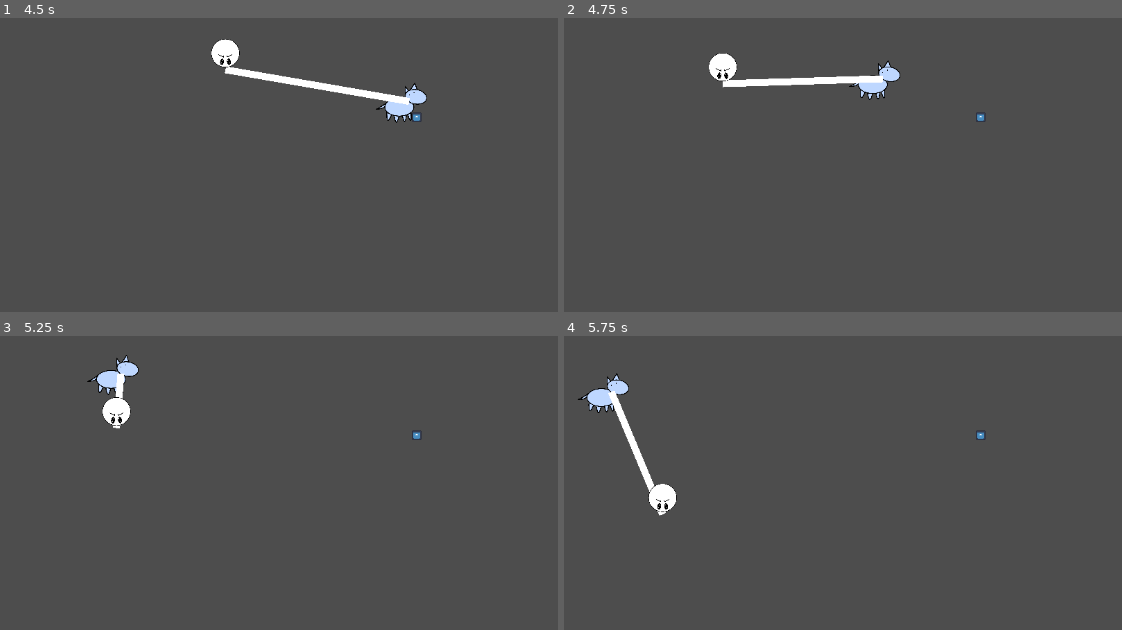
Above: before the commit, frames 1-4 (two rows, left to right).
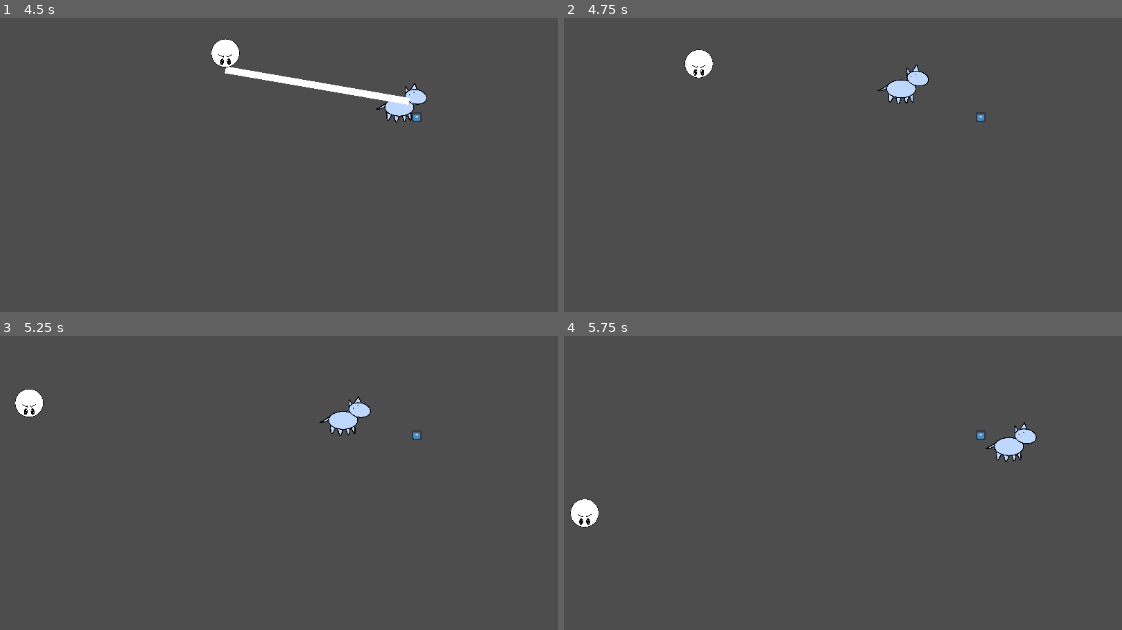
Above: after the commit, the same moments.

Repository: RandomPuddles/Un-Leashed
Game: Godot game, scene res://Scenes/main.tscn
Same seed, same stepped clock (60 frames per second), same inputs: the game is played once before the commit and once after it. The engine's default icon, where the game draws it, is replaced by a stand-in: a white triangle on a blue panel in a dark square.
Inputs:
- Up to frame 1 (4.5 s): hold D (right) 0.53-1.28 s; tap Shift (dash) every 0.75 s from 0.6 to 4.35 s; hold S (down) 1.28-2.03 s; hold D (right) 2.03-2.78 s; hold W (up) 2.78-3.53 s; hold A (left) from 3.53 s (still down)
- Up to frame 2 (4.75 s): keep holding A (left)
- Up to frame 3 (5.25 s): release A (left) at 5.03 s; hold S (down) from 5.03 s (still down); tap Shift (dash) at 5.1 s
- Up to frame 4 (5.75 s): keep holding S (down)

Frame 1 is identical in both runs. In frame 2, 2.4% of the frame differs, in the area x 21-66%, y 10-30%; in frame 3, 1.9%; in frame 4, 2.3%.

Commit message:
leash now breaks

Diff:
--- a/un-leashed/Scripts/leash.gd
+++ b/un-leashed/Scripts/leash.gd
@@ -8,16 +8,18 @@
 var currentLengthVector: Vector2
 var currentLength: float
 @export var stiffness: float = 20
-@export var durability: float
+@export var durability: float = 100.0
 
 # Called when the node enters the scene tree for the first time.
 func _ready() -> void:
 	pass # Replace with function body.
 
-
 # Called every frame. 'delta' is the elapsed time since the previous frame.
 func _physics_process(_delta: float) -> void:
 	if !is_instance_valid(player) or !is_instance_valid(dog):
+		return
+
+	if get_node_or_null("Line2D") == null: # End leash logic if leash is broken
 		return
 
 	currentLengthVector = dog.global_position - player.global_position # get vector from player to dog
@@ -30,8 +32,21 @@
 	# Leash does nothing when not stretched
 	# If leash is stretched passed limit, pull person and dog towards center of leash
 	if currentLength > maxLength:
+		# Lower durability. lowers faster when stretched further
+		durability = durability - ((currentLength - maxLength) * 0.01)
+		print(durability)
 		# Pull force is larger when leash is pulled further
 		var pullForce: float = (currentLength - maxLength) * stiffness
 		var direction = currentLengthVector.normalized()
 		player.apply_central_force(pullForce * direction)
 		dog.apply_central_force(pullForce * -direction)
+	else:
+		# Gain durability while not stretched
+		durability = durability + 0.1
+		if durability > 100:
+			durability = 100
+		print(durability)
+
+	# Break leash if durability is <= 0
+	if durability <= 0:
+		line.queue_free()
